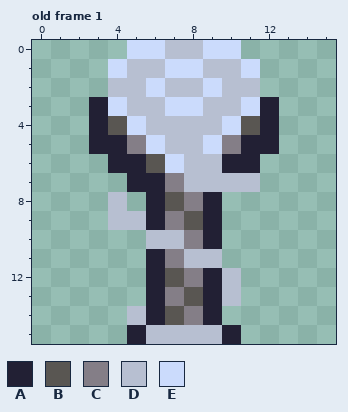
Pixel-art file -- Assets/Sprites/Towers/Sprite-Wind.ase. This is how it looked before the edit.
16x16 pixels, 1 frame. Shown: old frame 1. The commit also changed other frames, which this record leaves out.
Palette (. is transparent): A #222034  B #595652  C #847e87  D #b7bfd1  E #cbdbfc
Pixels before, old frame 1, first column x 3:
 0 ..EEDDEE..
 1 .EDDEEDDE.
 2 .DDEDDEDD.
 3 AEDDEEDDEA
 4 ABEDDDDEBA
 5 AACEDDECAA
 6 .AABEDDAA.
 7 ..AACDDDD.
 8 .D.ABCA...
 9 .DDACBA...
10 ...DDCA...
11 ...ACDD...
12 ...ABCAD..
13 ...ACBAD..
14 ..DABCA...
15 ..ADDDDA..
And afterwards:
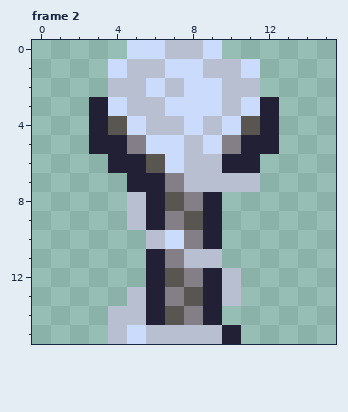
A new or re-ordered frame is compared with the old frame closest to it.
The exact change:
{"change": "frames 1 -> 6"}
{"where": "frame 2 is new; against old frame 1"}
{"frame":2,"y":0,"x":10,"old":"E","new":"."}
{"frame":2,"y":2,"x":8,"old":"D","new":"E"}
{"frame":2,"y":3,"x":9,"old":"D","new":"E"}
{"frame":2,"y":4,"x":8,"old":"D","new":"E"}
{"frame":2,"y":5,"x":7,"old":"D","new":"E"}
{"frame":2,"y":8,"x":4,"old":"D.","new":".D"}
{"frame":2,"y":9,"x":4,"old":"D","new":"."}
{"frame":2,"y":10,"x":7,"old":"D","new":"E"}
{"frame":2,"y":13,"x":5,"old":".","new":"D"}
{"frame":2,"y":14,"x":4,"old":".","new":"D"}
{"frame":2,"y":15,"x":4,"old":".A","new":"DE"}
